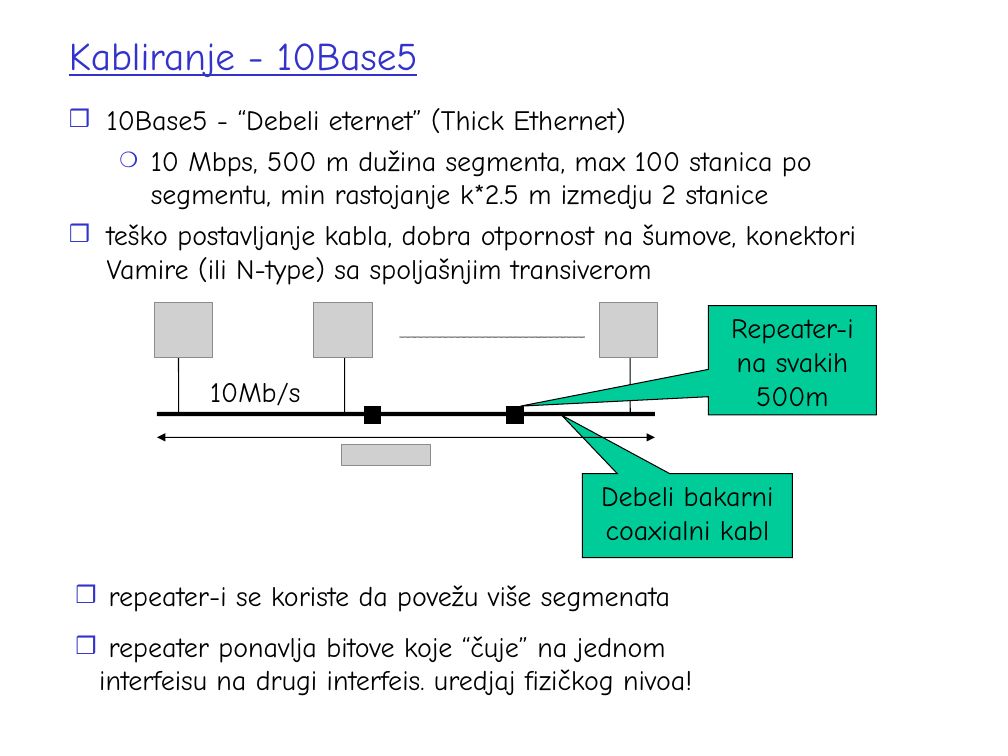
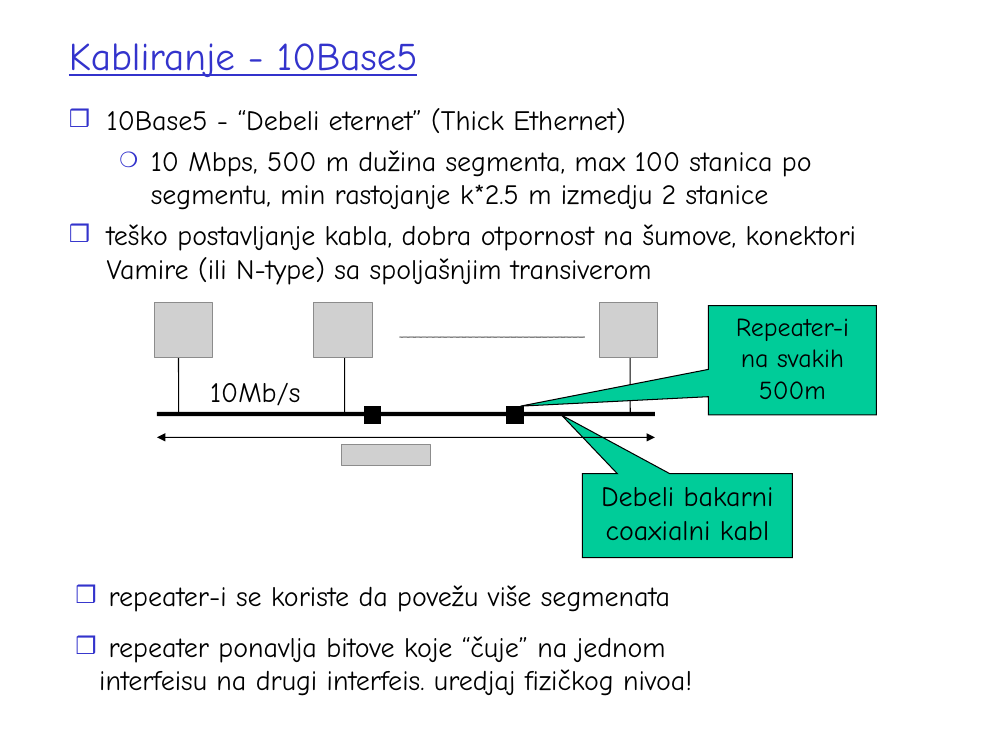
Before and after one commit to Dw1GHTY/TransferRepo, a slide deck: slide 26 of RM/Predavanja/P3_RM-Lokalne RM (LAN).ppt. Drawn at 1008x756 pixels with LibreOffice and Linux fonts; fonts in the diff are those of the drawing; grey boxes stand for pictures. Boxes give left, top, right and bottom in pixels: in the first picture for what was removed or moved away, otherwise in the second. Text is boxed around its words. In the diff, an @@ line names an element or a change of style, - is before the commit and + after.

```diff
--- a/RM/Predavanja/P3_RM-Lokalne RM (LAN).ppt
+++ b/RM/Predavanja/P3_RM-Lokalne RM (LAN).ppt
@@ speech box "Repeater-i na svakih 500m" at bbox=[709, 305, 877, 414]: size 20 to 18.5 pt @@
```
Also in this commit, not shown: 3 other slides changed, 4 other files.
